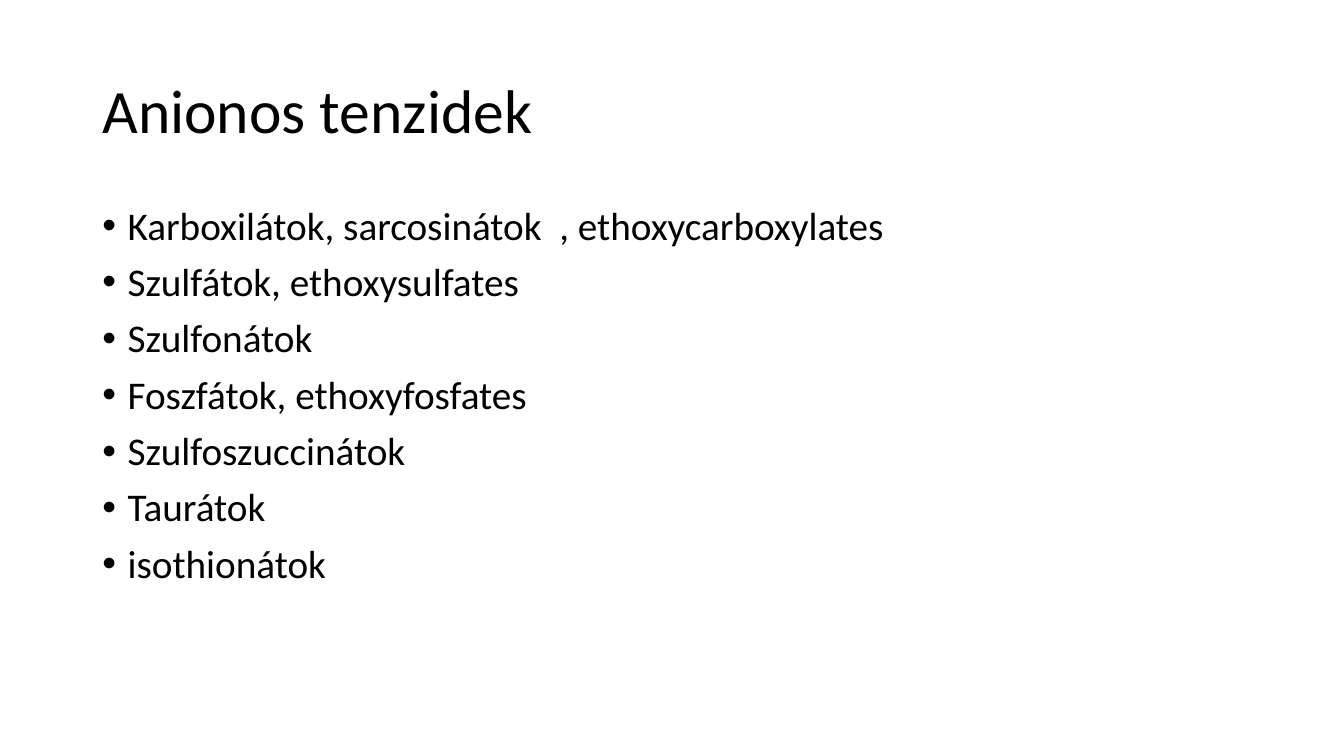
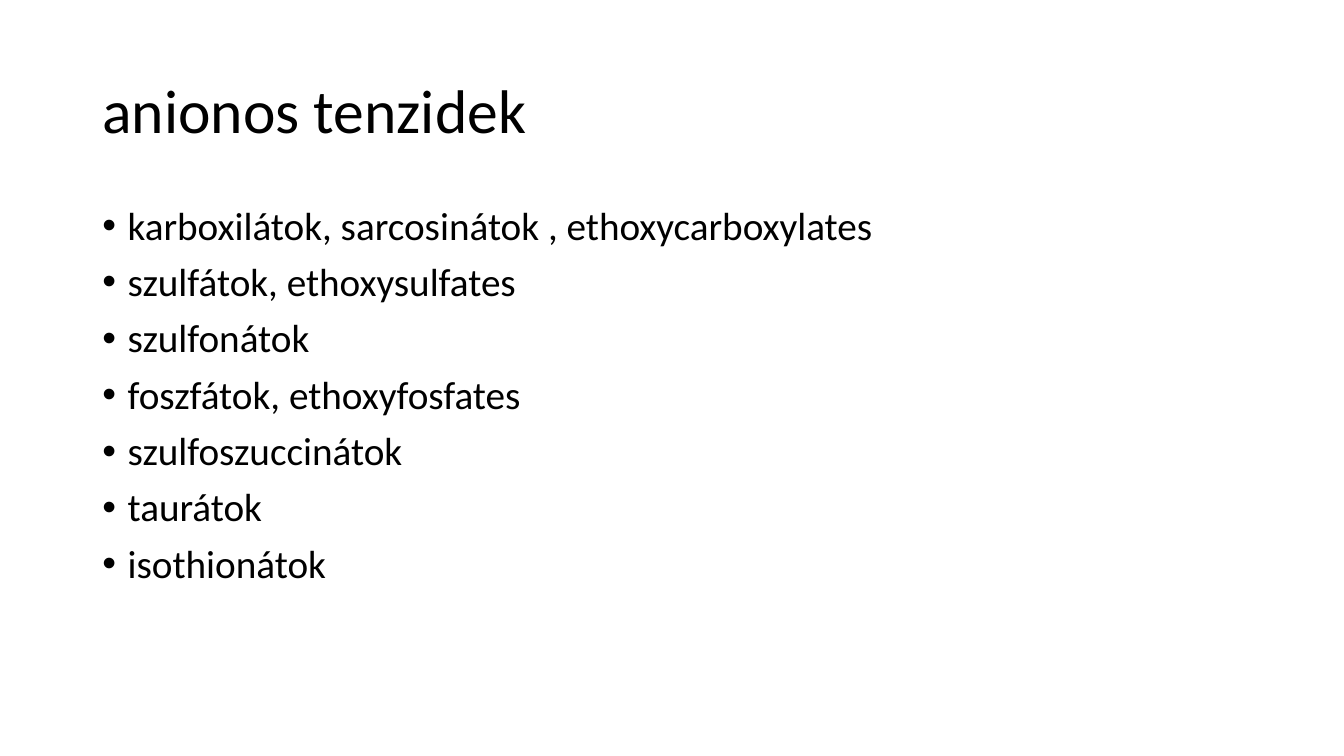
Before and after one commit to LilianaBohus/chemistry-presenations, a slide deck: slide 41 of formulations-and-surfactants.pptx. Drawn at 1344x756 pixels with LibreOffice and Linux fonts; fonts in the diff are those of the drawing. Boxes give left, top, right and bottom in pixels: in the first picture for what was removed or moved away, otherwise in the second. Text is boxed around its words. In the diff, an @@ line names an element or a change of style, - is before the commit and + after.

```diff
--- a/formulations-and-surfactants.pptx
+++ b/formulations-and-surfactants.pptx
@@ title at [102, 90, 526, 134]: text changed @@
-Anionos tenzidek
+anionos tenzidek
@@ text at [128, 212, 873, 522]: text changed @@
-• Karboxilátok, sarcosinátok , ethoxycarboxylates
-• Szulfátok, ethoxysulfates
-• Szulfonátok
-• Foszfátok, ethoxyfosfates
-• Szulfoszuccinátok
-• Taurátok
+• karboxilátok, sarcosinátok , ethoxycarboxylates
+• szulfátok, ethoxysulfates
+• szulfonátok
+• foszfátok, ethoxyfosfates
+• szulfoszuccinátok
+• taurátok
```
Also in this commit, not shown: 18 other slides changed, 2 slides added, 2 slides removed.
